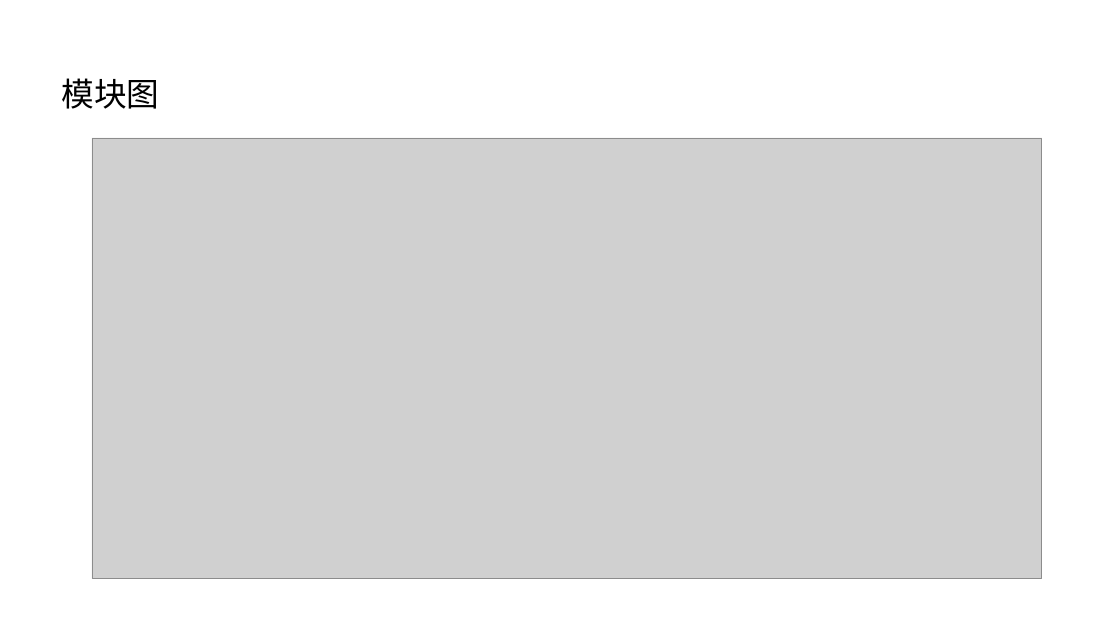
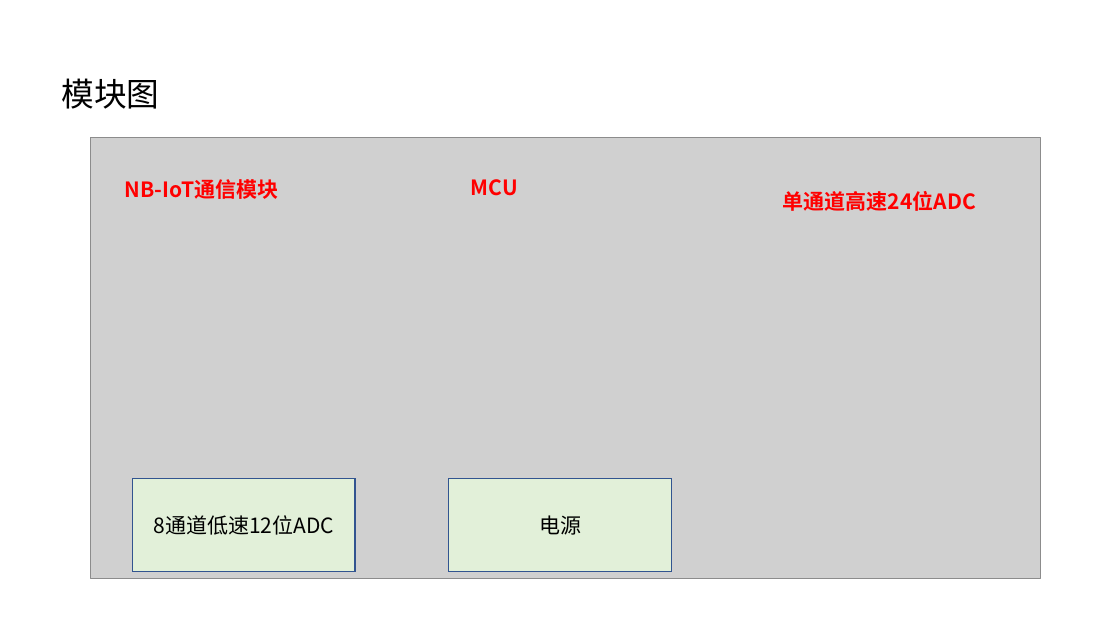
Before and after one commit to Travis-MA/Data-Hub, a slide deck: slide 6 of Data-Hub.pptx. Drawn at 1120x630 pixels with LibreOffice and Linux fonts; fonts in the diff are those of the drawing; grey boxes stand for pictures. Boxes give left, top, right and bottom in pixels: in the first picture for what was removed or moved away, otherwise in the second. Text is boxed around its words. In the diff, an @@ line names an element or a change of style, - is before the commit and + after.

```diff
--- a/Data-Hub.pptx
+++ b/Data-Hub.pptx
@@ text added at bbox=[125, 179, 279, 199], 18 pt, text #FF0000, bold @@
+NB-IoT通信模块
@@ text added at bbox=[471, 179, 518, 196], 18 pt, text #FF0000, bold @@
+MCU
@@ text added at bbox=[783, 191, 976, 211], 18 pt, text #FF0000, bold @@
+单通道高速24位ADC
@@ rectangle added at bbox=[132, 478, 355, 571], fill #E2F0D9, outline #325491 1 pt, 18 pt, text #000000 @@
+8通道低速12位ADC
@@ rectangle added at bbox=[449, 478, 671, 571], fill #E2F0D9, outline #325491 1 pt, 18 pt, text #000000 @@
+电源
```
Also in this commit, not shown: 3 other slides changed, 4 slides added, 13 other files.
